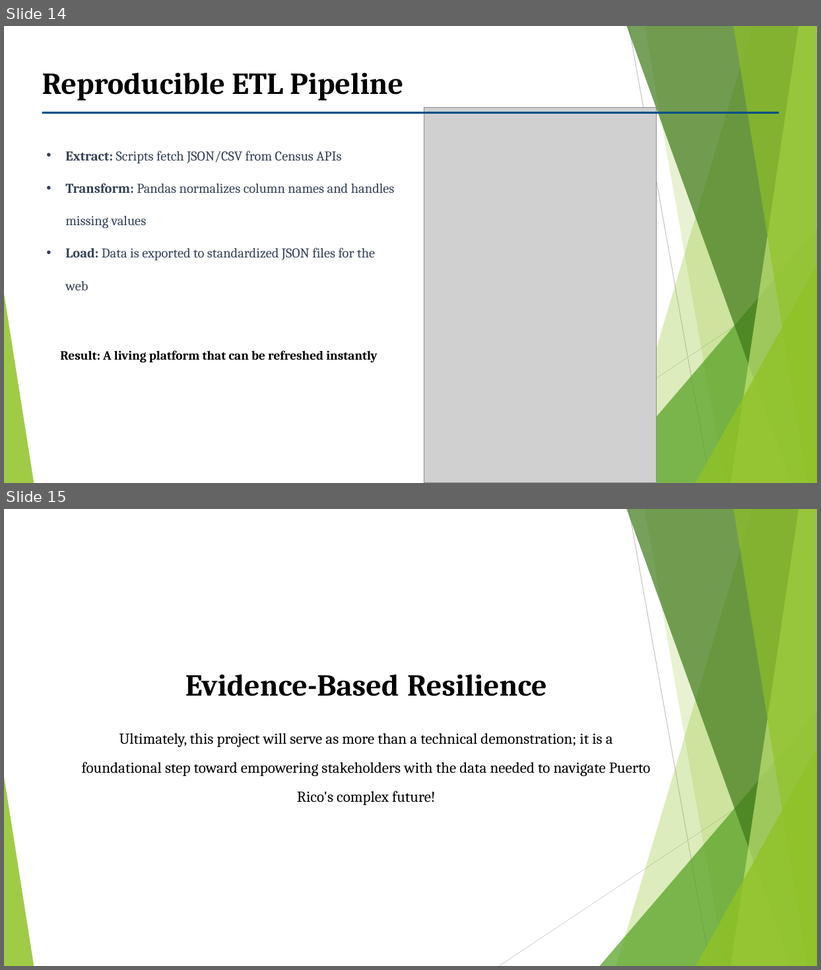
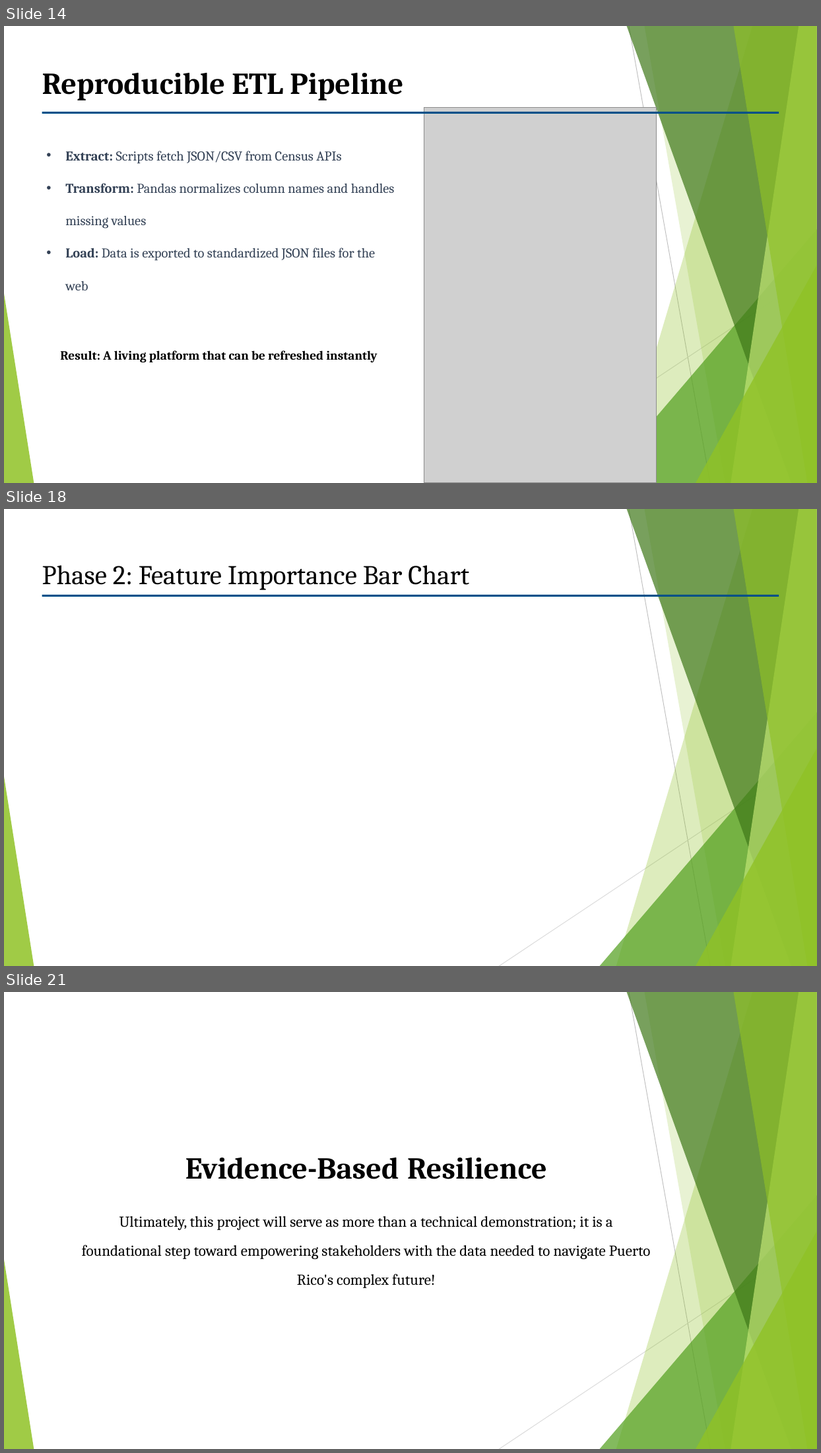
Before and after one commit to Venettov/CAPSTONE_DATA_SCIENCE_RIVERARUIZ, a slide deck: project_reports/Capstone_Proposal_RiveraruizJose.pptx. Shown one above the other, each under a label of ours: slides 14 and 15 before the commit, slides 14, 18 and 21 after it; the slides between them are not shown. The pictures are 821x970 and 821x1453 pixels, drawn with LibreOffice and Linux fonts; fonts in the diff are those of the drawing; grey boxes stand for pictures. Boxes give left, top, right and bottom in pixels: in the first picture for what was removed or moved away, otherwise in the second. Text is boxed around its words. In the diff, an @@ line names an element or a change of style, - is before the commit and + after.

```diff
--- a/project_reports/Capstone_Proposal_RiveraruizJose.pptx
+++ b/project_reports/Capstone_Proposal_RiveraruizJose.pptx
@@ slide 18 added at <box>4,509,817,966</box>, background #FFFFFF; not listed: 10 template elements that a slide beside it also shows @@
@@ text added at <box>42,565,469,590</box>, 32 pt, text #000000 @@
+Phase 2: Feature Importance Bar Chart
@@ rectangle added at <box>42,595,779,597</box>, fill #005088 @@
@@ what was slide 15 is now slide 21 @@
```
Also in this commit, not shown: 5 other slides added, 11 other files.
